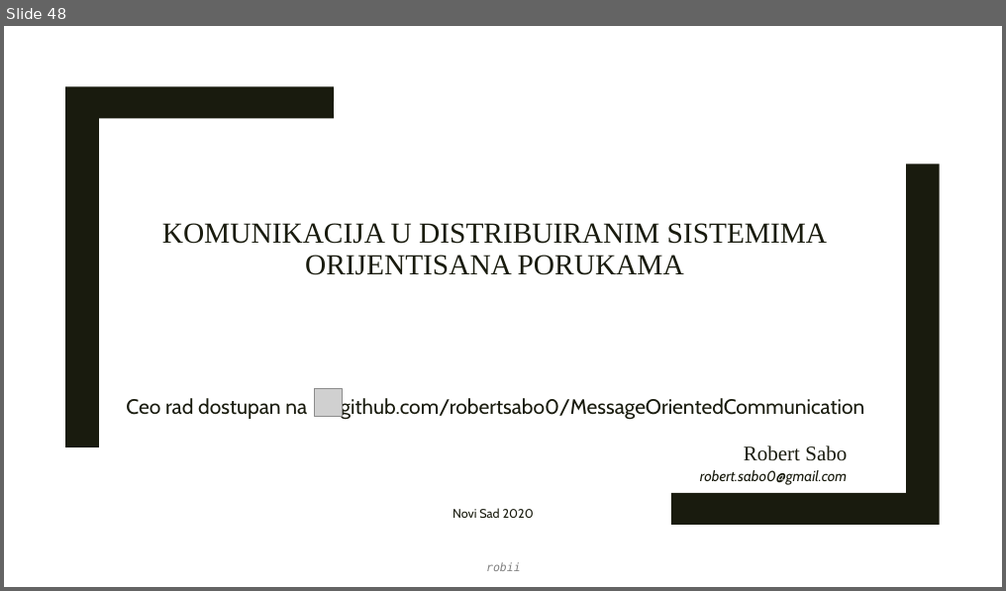
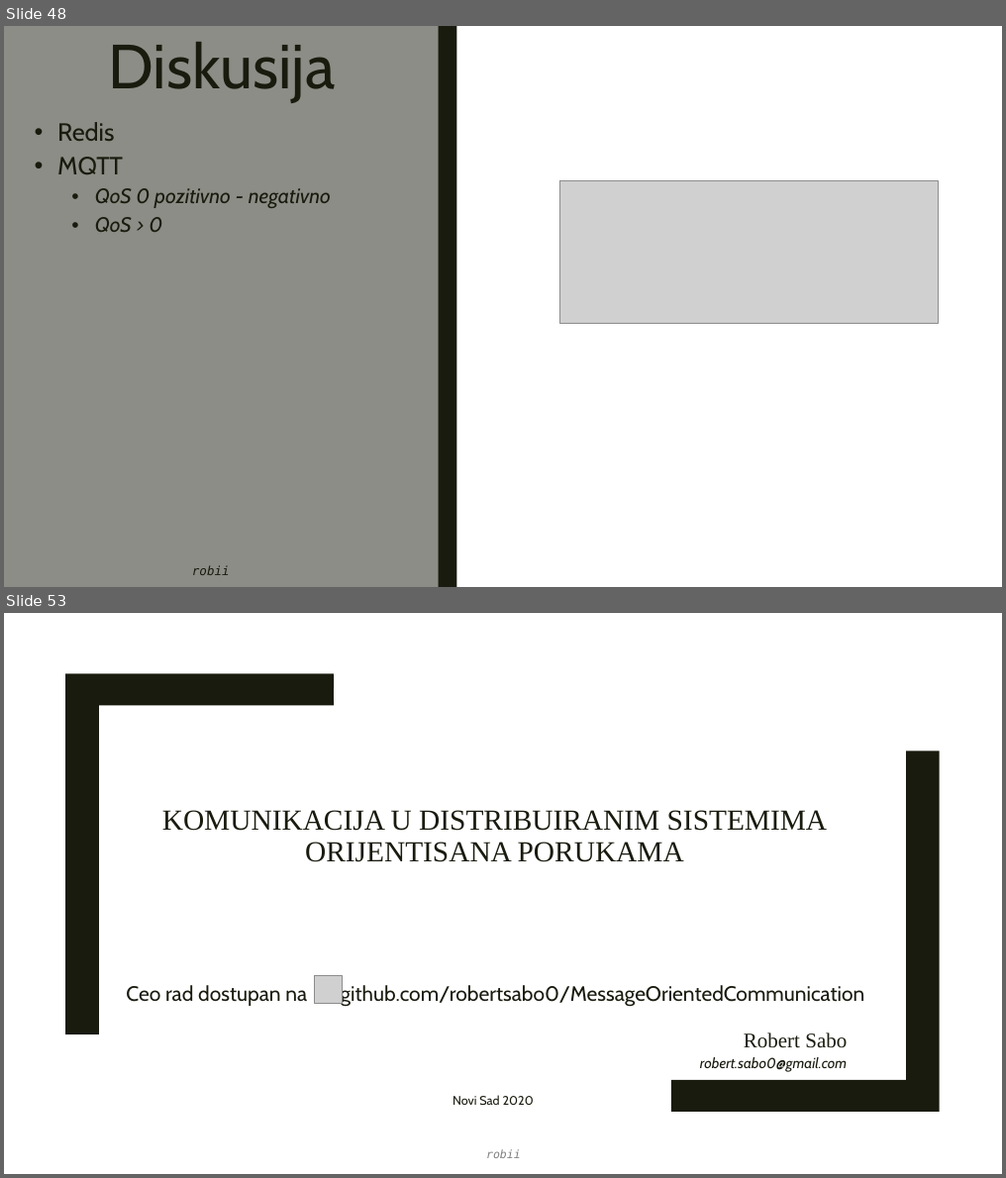
Before and after one commit to robertsabo0/MessageOrientedCommunication, a slide deck: docs/master_rad.0.1.pptx. Shown one above the other, each under a label of ours: slide 48 before the commit, slides 48 and 53 after it; the slides between them are not shown. The pictures are 1006x591 and 1006x1178 pixels, drawn with LibreOffice and Linux fonts; fonts in the diff are those of the drawing; grey boxes stand for pictures. Boxes give left, top, right and bottom in pixels: in the first picture for what was removed or moved away, otherwise in the second. Text is boxed around its words. In the diff, an @@ line names an element or a change of style, - is before the commit and + after.

```diff
--- a/docs/master_rad.0.1.pptx
+++ b/docs/master_rad.0.1.pptx
@@ slide 48 added at [4, 26, 1002, 587], background #FFFFFF; not listed: 1 template element that a slide beside it also shows @@
@@ rectangle added at [4, 26, 439, 587], fill #8C8D86 @@
@@ title added at [108, 42, 335, 103], 60 pt, text #191B0E @@
+Diskusija
@@ rectangle added at [439, 26, 456, 587], fill #191B0E @@
@@ text added at [57, 122, 331, 232], 20 pt, text #191B0E, italic @@
+• Redis
+• MQTT
+  • QoS 0 pozitivno - negativno
+  • QoS > 0
@@ picture added at [560, 181, 939, 324] @@
@@ text added at [192, 566, 230, 575], 12 pt, text #191B0E, italic @@
+robii
@@ what was slide 48 is now slide 53 @@
```
Also in this commit, not shown: 4 slides changed, 4 other slides added, 1 other file.
